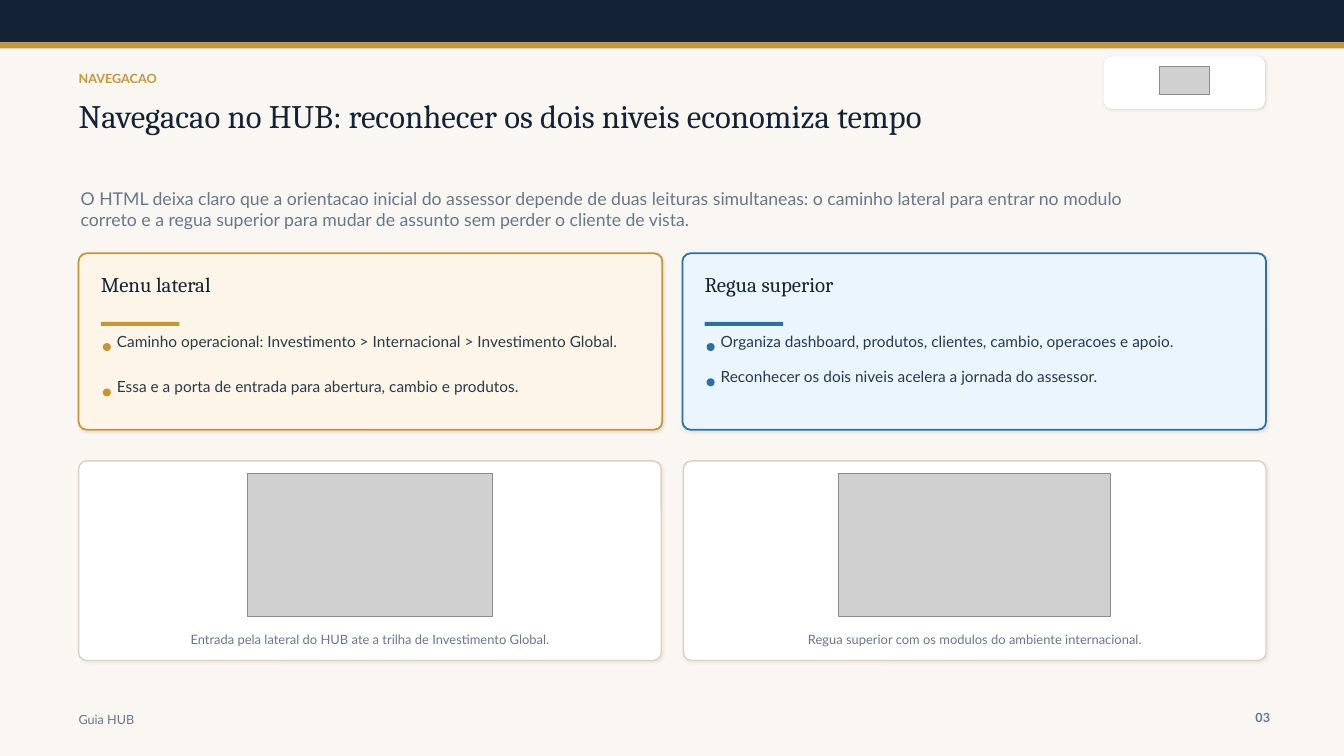
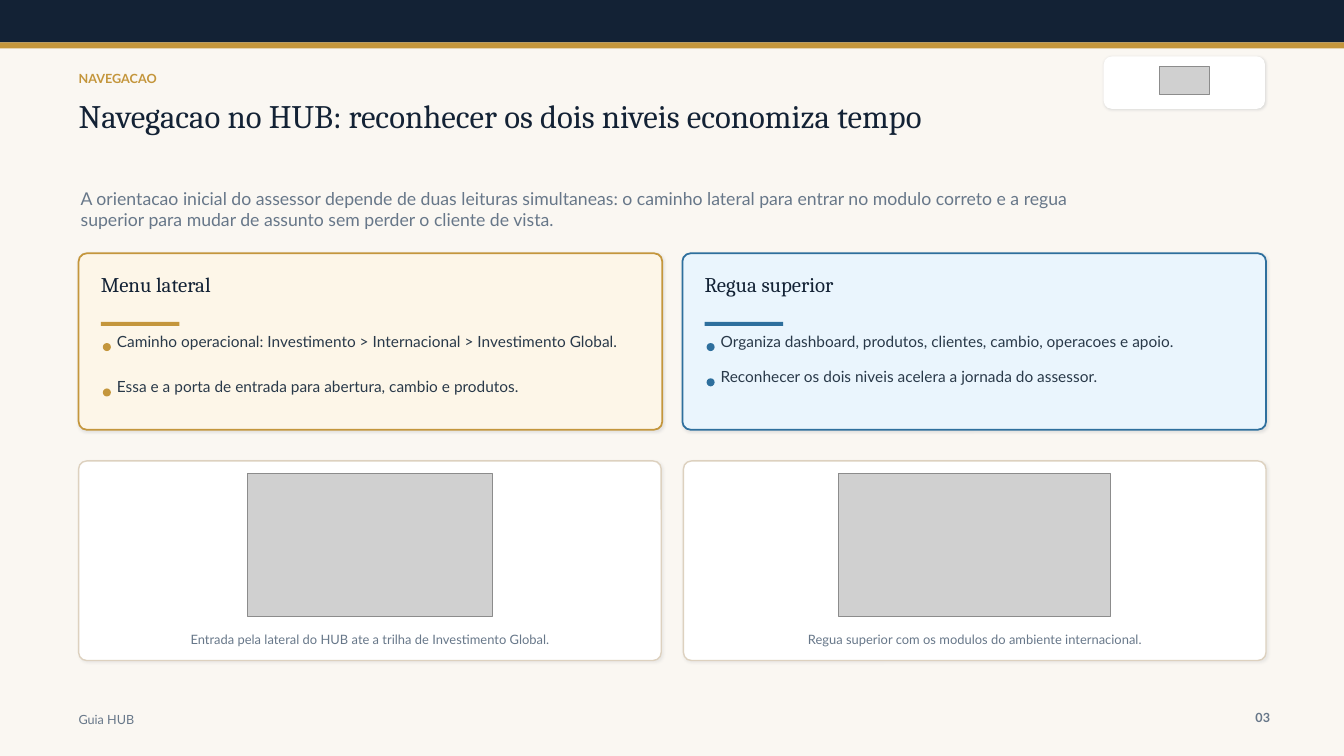
Before and after one commit to ArturLauriano/ApresentacaoOffshore, a slide deck: slide 3 of materials/presentations/guia-hub-investimentos-internacionais-apresentacao.pptx. Drawn at 1344x756 pixels with LibreOffice and Linux fonts; fonts in the diff are those of the drawing; grey boxes stand for pictures. Boxes give left, top, right and bottom in pixels: in the first picture for what was removed or moved away, otherwise in the second. Text is boxed around its words. In the diff, an @@ line names an element or a change of style, - is before the commit and + after.

Commit message:
Refine PPT decks with HTML visuals

```diff
--- a/materials/presentations/guia-hub-investimentos-internacionais-apresentacao.pptx
+++ b/materials/presentations/guia-hub-investimentos-internacionais-apresentacao.pptx
@@ text at (x1=81, y1=192, x2=1067, y2=229): text changed @@
-O HTML deixa claro que a orientacao inicial do assessor depende de duas leituras simultaneas: o caminho lateral para entrar no modulo correto e a regua superior para mudar de assunto sem perder o cliente de vista.
+A orientacao inicial do assessor depende de duas leituras simultaneas: o caminho lateral para entrar no modulo correto e a regua superior para mudar de assunto sem perder o cliente de vista.
```
Also in this commit, not shown: 7 other slides changed, 4 other files.
